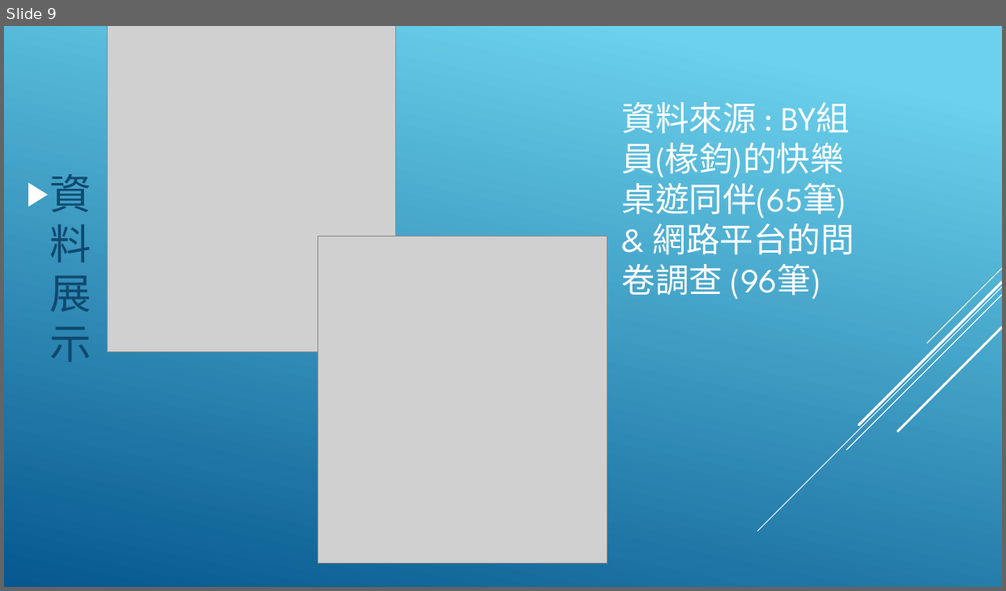
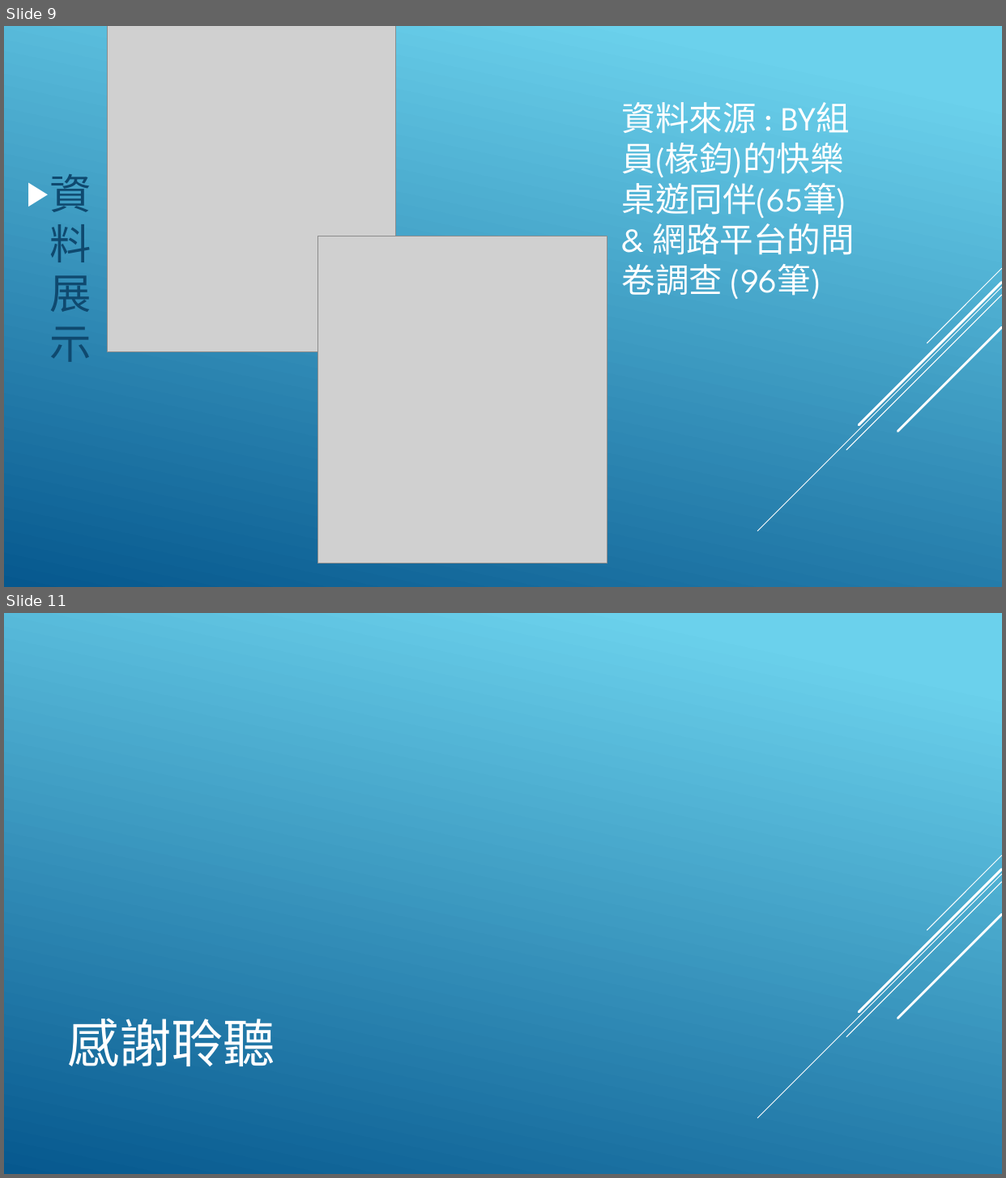
Before and after one commit to EastDetective/BoardGame, a slide deck: FinalPitch.pptx. Shown one above the other, each under a label of ours: slide 9 before the commit, slides 9 and 11 after it; the slides between them are not shown. The pictures are 1006x591 and 1006x1178 pixels, drawn with LibreOffice and Linux fonts; fonts in the diff are those of the drawing; grey boxes stand for pictures. Boxes give left, top, right and bottom in pixels: in the first picture for what was removed or moved away, otherwise in the second. Text is boxed around its words. In the diff, an @@ line names an element or a change of style, - is before the commit and + after.

```diff
--- a/FinalPitch.pptx
+++ b/FinalPitch.pptx
@@ slide 11 added at (4, 613, 1002, 1174), background gradient #6ED2EB to #06588E; not listed: 5 template elements that a slide beside it also shows @@
@@ title added at (67, 1018, 275, 1067), 50 pt, text #FFFFFF @@
+感謝聆聽
```
Also in this commit, not shown: 1 slide changed, 1 other slide added, 2 other files.
